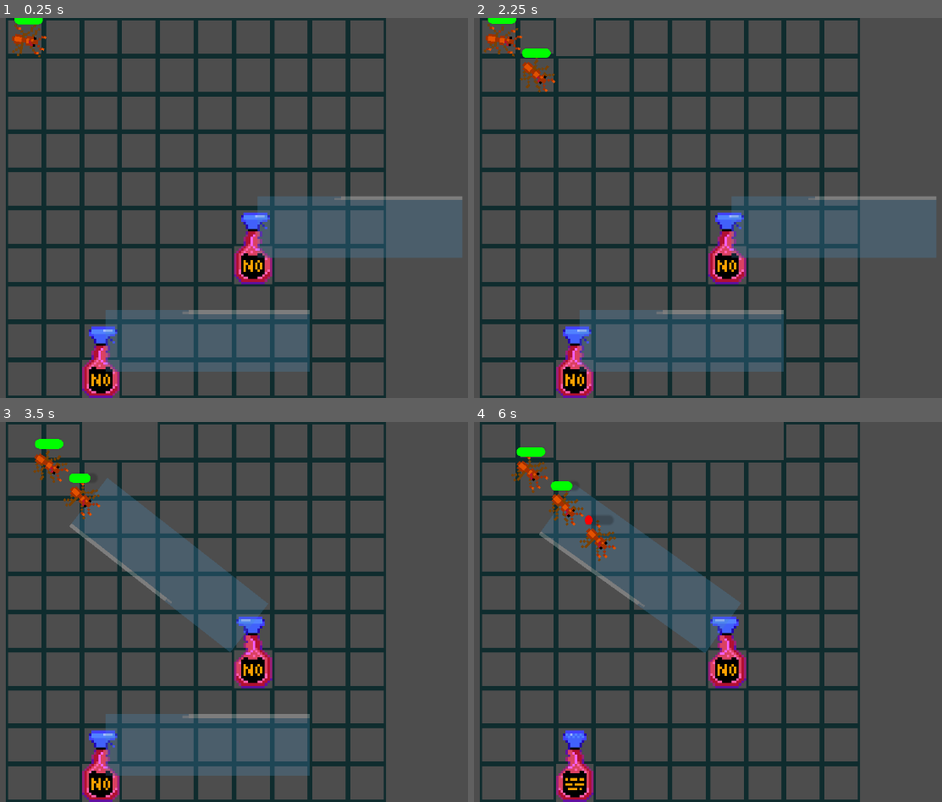
Above: before the commit, frames 1-4 (two rows, left to right).
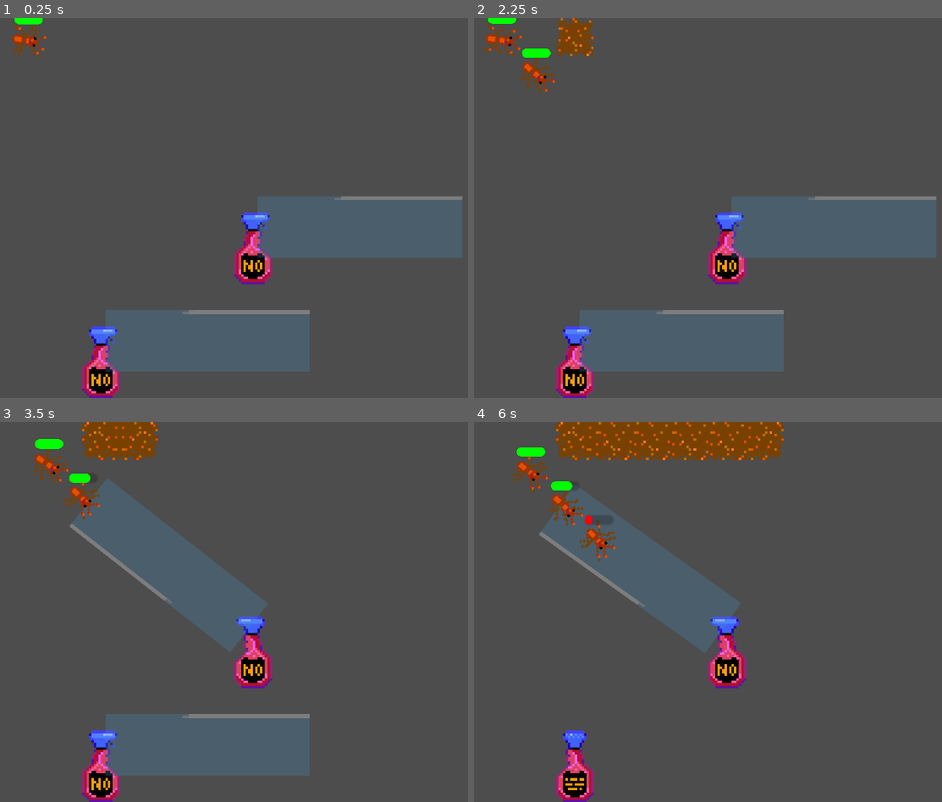
Above: after the commit, the same moments.

Repository: pmaitland/GGJ2026
Game: Godot game, scene res://scenes/main.tscn
Two runs of this game, one before a commit and one after it. Both use one fixed random seed, a clock stepped at 60 frames per second and the inputs below. The engine's default icon, where the game draws it, is replaced by a stand-in: a white triangle on a blue panel in a dark square.
Inputs (mouse positions are in pixels of both pictures, inside the frame that each line leads up to):
- Up to frame 1 (0.25 s): no input
- Up to frame 2 (2.25 s): move the mouse to (497, 37) at 0.52 s; click (497, 37) at 0.67 s; move the mouse to (534, 37) at 1.27 s; click (534, 37) at 1.42 s; move the mouse to (576, 37) at 2.02 s; click (576, 37) at 2.17 s
- Up to frame 3 (3.5 s): move the mouse to (140, 441) at 2.77 s; click (140, 441) at 2.92 s
- Up to frame 4 (6 s): move the mouse to (651, 441) at 3.52 s; click (651, 441) at 3.67 s; move the mouse to (689, 441) at 4.27 s; click (689, 441) at 4.42 s; move the mouse to (726, 441) at 5.02 s; click (726, 441) at 5.17 s; move the mouse to (764, 441) at 5.77 s; click (764, 441) at 5.92 s

The runs differ from the first frame. In frame 1, 18% of the frame differs, in the area x 1-83%, y 0-100%; in frame 2, 19%; in frame 3, 19%; in frame 4, 22%.

Commit message:
first cinnimomomn

Diff:
--- a/mask/scenes/cell.tscn
+++ b/mask/scenes/cell.tscn
@@ -1,7 +1,6 @@
 [gd_scene format=3 uid="uid://cphwh3f7snx88"]
 
 [ext_resource type="Script" uid="uid://bcmpv7tt40hav" path="res://scripts/cell.gd" id="1_0s7o3"]
-[ext_resource type="Texture2D" uid="uid://blql4h2vhj1dj" path="res://sprites/cell_outline.png" id="2_0s7o3"]
 
 [sub_resource type="RectangleShape2D" id="RectangleShape2D_0s7o3"]
 size = Vector2(16, 16)
@@ -9,9 +8,6 @@
 [node name="Cell" type="Node2D" unique_id=1762616842]
 script = ExtResource("1_0s7o3")
 
-[node name="Sprite2D" type="Sprite2D" parent="." unique_id=298351152]
-texture = ExtResource("2_0s7o3")
-
 [node name="Area2D" type="Area2D" parent="." unique_id=1306206888]
 
 [node name="CollisionShape2D" type="CollisionShape2D" parent="Area2D" unique_id=1643793587]
--- a/mask/scripts/a_star.gd
+++ b/mask/scripts/a_star.gd
@@ -78,3 +78,40 @@
 	var current_cell_id: int = _a_star.get_closest_point(current_cell)
 	var path: PackedVector2Array = _a_star.get_point_path(current_cell_id, _goal_id)
 	return cell_to_global(path[1] if path.size() > 1 else path[0])
+
+
+func get_disabled_cell_neighbour_bitmask(cell: Vector2) -> String:
+	var bits: String = ""
+	if _a_star.is_point_disabled(_a_star.get_closest_point(Vector2(cell.x, cell.y-1), true)):
+		bits += "1"
+	else:
+		bits += "0"
+	if _a_star.is_point_disabled(_a_star.get_closest_point(Vector2(cell.x+1, cell.y-1), true)):
+		bits += "1"
+	else:
+		bits += "0"
+	if _a_star.is_point_disabled(_a_star.get_closest_point(Vector2(cell.x+1, cell.y), true)):
+		bits += "1"
+	else:
+		bits += "0"
+	if _a_star.is_point_disabled(_a_star.get_closest_point(Vector2(cell.x+1, cell.y+1), true)):
+		bits += "1"
+	else:
+		bits += "0"
+	if _a_star.is_point_disabled(_a_star.get_closest_point(Vector2(cell.x, cell.y+1), true)):
+		bits += "1"
+	else:
+		bits += "0"
+	if _a_star.is_point_disabled(_a_star.get_closest_point(Vector2(cell.x-1, cell.y+1), true)):
+		bits += "1"
+	else:
+		bits += "0"
+	if _a_star.is_point_disabled(_a_star.get_closest_point(Vector2(cell.x-1, cell.y), true)):
+		bits += "1"
+	else:
+		bits += "0"
+	if _a_star.is_point_disabled(_a_star.get_closest_point(Vector2(cell.x-1, cell.y-1), true)):
+		bits += "1"
+	else:
+		bits += "0"
+	return bits
--- a/mask/scripts/cell.gd
+++ b/mask/scripts/cell.gd
@@ -3,7 +3,12 @@
 
 func disable() -> void:
 	AStar.set_disabled(AStar.global_to_cell(global_position), true)
-	visible = !AStar.is_disabled(AStar.global_to_cell(global_position))
+	if disabled():
+		get_parent().place_cinnamon(global_position)
+
+
+func disabled() -> bool:
+	return AStar.is_disabled(AStar.global_to_cell(global_position))
 
 
 func _on_area_2d_input_event(_viewport: Node, _event: InputEvent, _shape_idx: int) -> void:
--- a/mask/scripts/grid.gd
+++ b/mask/scripts/grid.gd
@@ -15,6 +15,7 @@
 var ants_spawned_count: int = 0
 
 var cells: Array[Node2D] = []
+var cinnamon: TileMapLayer
 
 
 func _ready() -> void:
@@ -31,6 +32,7 @@
 			cells.append(cell)
 			add_child(cell)
 	_create_spray_bottles()
+	_create_cinnamon()
 
 
 func _process(_delta) -> void:
@@ -51,3 +53,80 @@
 		for cell in cells:
 			if cell.position == spray_bottle.position:
 				cell.disable()
+
+func _create_cinnamon() -> void:
+	cinnamon = TileMapLayer.new()
+	cinnamon.tile_set = load("res://sprites/cinnamon/cinnamon.tres")
+	cinnamon.global_position = Vector2(-8, -8)
+	add_child(cinnamon)
+	for cell in cells:
+		if cell.disabled():
+			cinnamon.set_cell(AStar.global_to_cell(cell.global_position), 0, Vector2(1, 1))
+
+
+func place_cinnamon(pos: Vector2) -> void:
+	var cell: Vector2 = AStar.global_to_cell(pos)
+	_update_cinnamon(cell)
+	if cell.y > 0:
+		_update_cinnamon(Vector2(cell.x, cell.y-1))
+	if cell.y < height-2:
+		_update_cinnamon(Vector2(cell.x, cell.y+1))
+	if cell.x < width-2:
+		_update_cinnamon(Vector2(cell.x+1, cell.y))
+		if cell.y < height-2:
+			_update_cinnamon(Vector2(cell.x+1, cell.y+1))
+		if cell.y > 0:
+			_update_cinnamon(Vector2(cell.x+1, cell.y-1))
+	if cell.x > 0:
+		if cell.y < height-2:
+			_update_cinnamon(Vector2(cell.x-1, cell.y+1))
+		_update_cinnamon(Vector2(cell.x-1, cell.y))
+		if cell.y > 0:
+			_update_cinnamon(Vector2(cell.x-1, cell.y-1))
+
+
+func _update_cinnamon(cell: Vector2) -> void:
+	if cinnamon != null and AStar.is_disabled(cell):
+		var n: bool = AStar.is_disabled(Vector2(cell.x, cell.y-1))
+		var s: bool = AStar.is_disabled(Vector2(cell.x, cell.y+1))
+		var e: bool = AStar.is_disabled(Vector2(cell.x+1, cell.y))
+		var w: bool = AStar.is_disabled(Vector2(cell.x-1, cell.y))
+		var sprite_cell: Vector2 = Vector2(3, 1)
+		if n:
+			if e:
+				if s:
+					if w:
+						sprite_cell = Vector2(5, 1)
+					else:
+						sprite_cell = Vector2(4, 1)
+				elif w:
+					sprite_cell = Vector2(5, 2)
+				else:
+					sprite_cell = Vector2(4, 2)
+			elif s:
+				if w:
+					sprite_cell = Vector2(6, 1)
+				else:
+					sprite_cell = Vector2(0, 1)
+			elif w:
+				sprite_cell = Vector2(2, 2)
+			else:
+				pass
+		elif e:
+			if s:
+				if w:
+					sprite_cell = Vector2(5, 0)
+				else:
+					sprite_cell = Vector2(0, 0)
+			elif w:
+				sprite_cell = Vector2(1, 0)
+			else:
+				pass
+		elif s:
+			if w:
+				sprite_cell = Vector2(2, 0)
+			else:
+				pass
+		elif w:
+			pass
+		cinnamon.set_cell(cell, 0, sprite_cell)
--- /dev/null
+++ b/mask/sprites/cinnamon/cinnamon.tres
@@ -0,0 +1,27 @@
+[gd_resource type="TileSet" format=3 uid="uid://dobjbie1w55kp"]
+
+[ext_resource type="Texture2D" uid="uid://chq3ycr12devb" path="res://sprites/cinnamon/cinnamon-tilemap-Sheet.png" id="1_kbtng"]
+
+[sub_resource type="TileSetAtlasSource" id="TileSetAtlasSource_ro3w2"]
+texture = ExtResource("1_kbtng")
+0:0/0 = 0
+1:0/0 = 0
+2:0/0 = 0
+4:0/0 = 0
+5:0/0 = 0
+6:0/0 = 0
+0:1/0 = 0
+2:1/0 = 0
+3:1/0 = 0
+4:1/0 = 0
+5:1/0 = 0
+6:1/0 = 0
+0:2/0 = 0
+1:2/0 = 0
+2:2/0 = 0
+4:2/0 = 0
+5:2/0 = 0
+6:2/0 = 0
+
+[resource]
+sources/0 = SubResource("TileSetAtlasSource_ro3w2")
Not shown, added: mask/sprites/cinnamon/cinnamon-tilemap-Sheet.png.import
